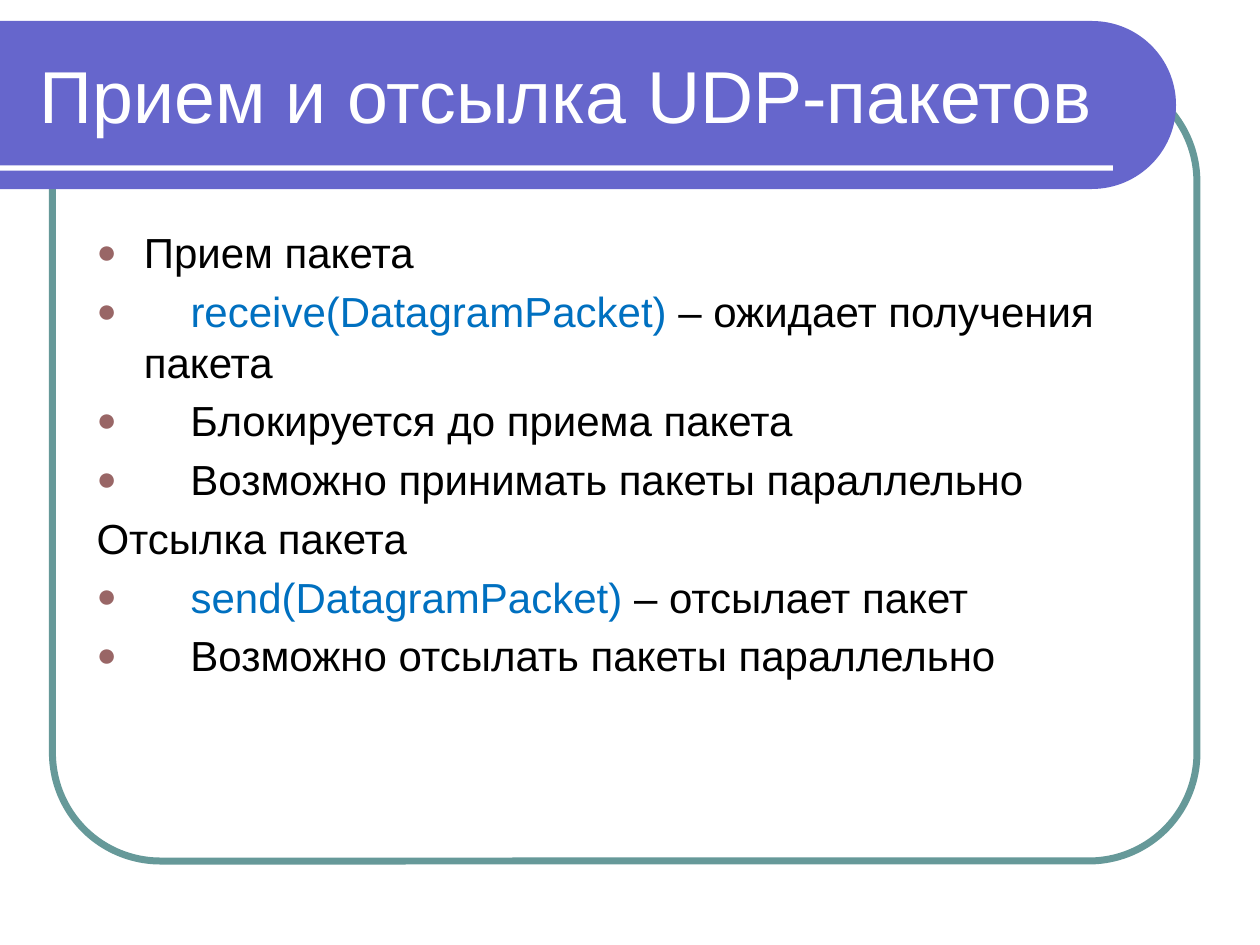
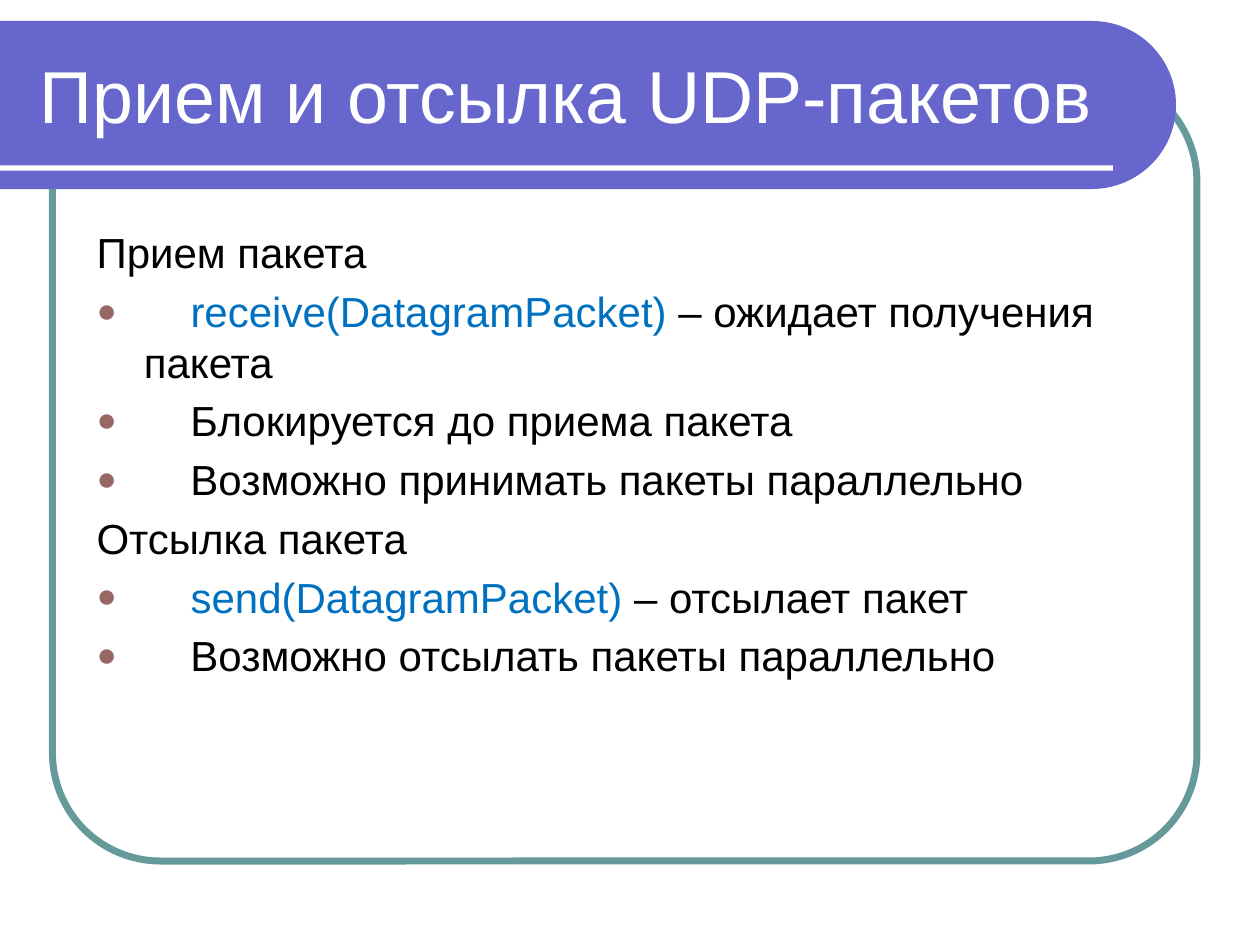
Before and after one commit to maxchv/JavaLessons, a slide deck: slide 37 of Lesson16/Network.pptx (slide 36 before the commit). Drawn at 1260x945 pixels with LibreOffice and Linux fonts; fonts in the diff are those of the drawing. Boxes give left, top, right and bottom in pixels: in the first picture for what was removed or moved away, otherwise in the second. Text is boxed around its words. In the diff, an @@ line names an element or a change of style, - is before the commit and + after.

```diff
--- a/Lesson16/Network.pptx
+++ b/Lesson16/Network.pptx
@@ text at (97,239,366,277): bullet ● to none @@
```
Also in this commit, not shown: 5 other slides changed, 1 slide added, 3 other files.
